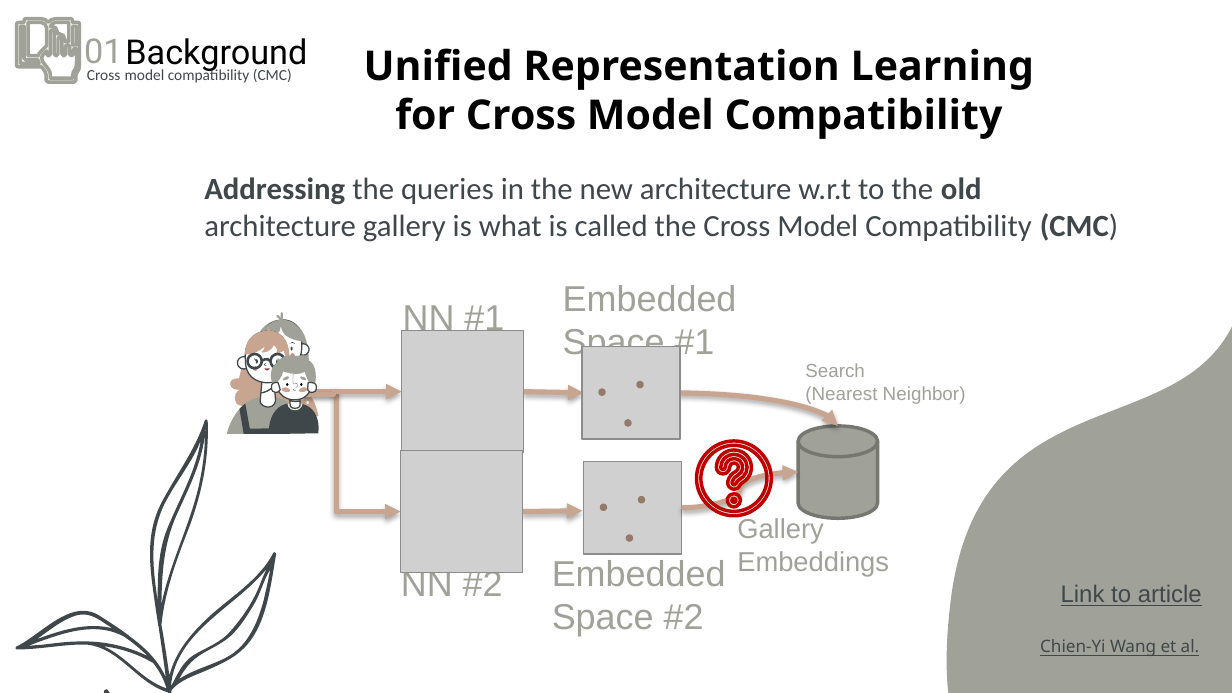
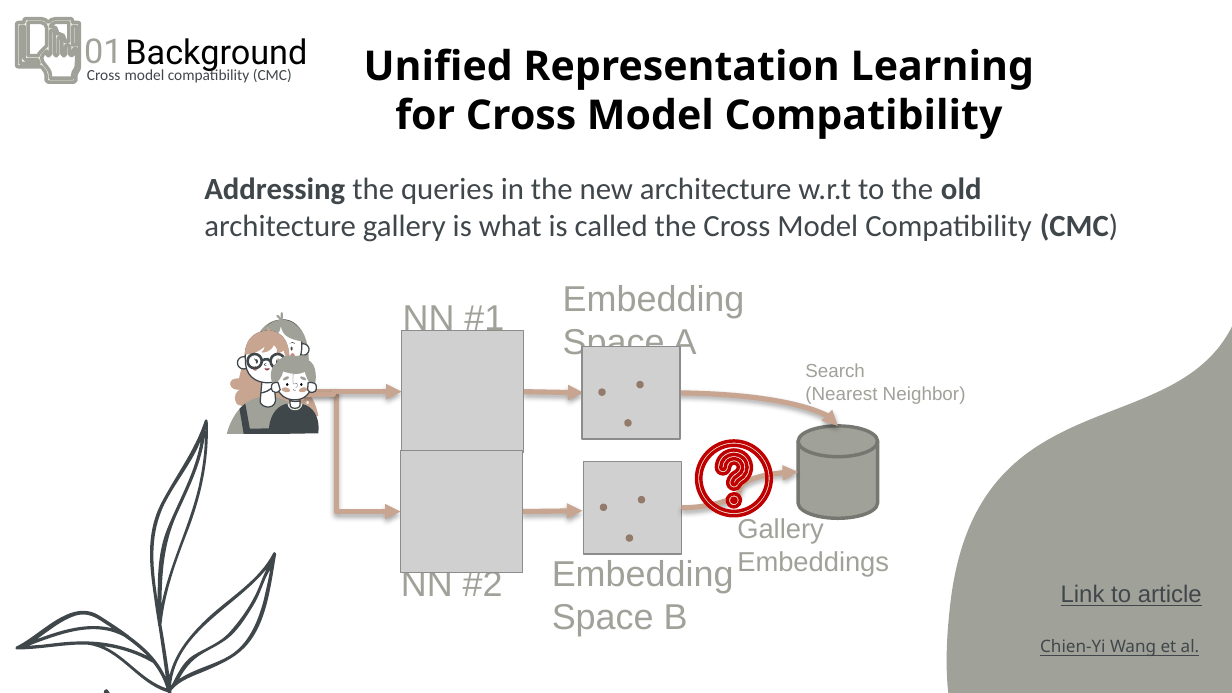
Before and after one commit to kariander1/FaceRecognition, a slide deck: slide 13 of Final Presentation.pptx. Drawn at 1232x693 pixels with LibreOffice and Linux fonts; fonts in the diff are those of the drawing; grey boxes stand for pictures. Boxes give left, top, right and bottom in pixels: in the first picture for what was removed or moved away, otherwise in the second. Text is boxed around its words. In the diff, an @@ line names an element or a change of style, - is before the commit and + after.

```diff
--- a/Final Presentation.pptx
+++ b/Final Presentation.pptx
@@ text at (563, 285, 745, 361): text changed @@
-Embedded Space #1
+Embedding Space A
@@ text at (552, 560, 734, 636): text changed @@
-Embedded Space #2
+Embedding Space B
```
Also in this commit, not shown: 20 other slides changed, 3 slides added, 3 slides removed.
